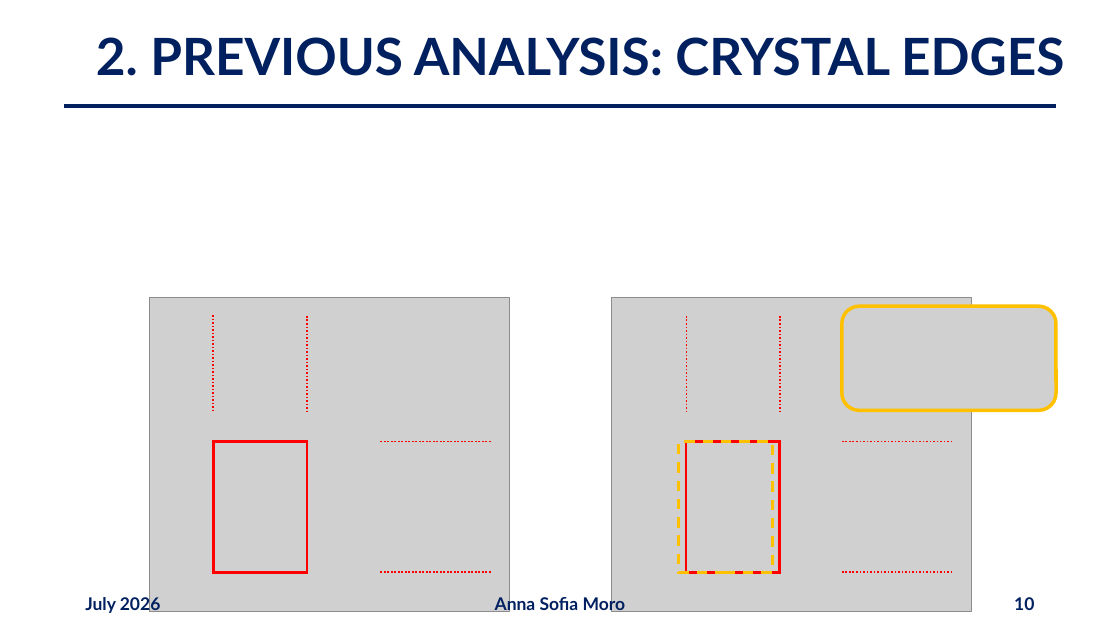
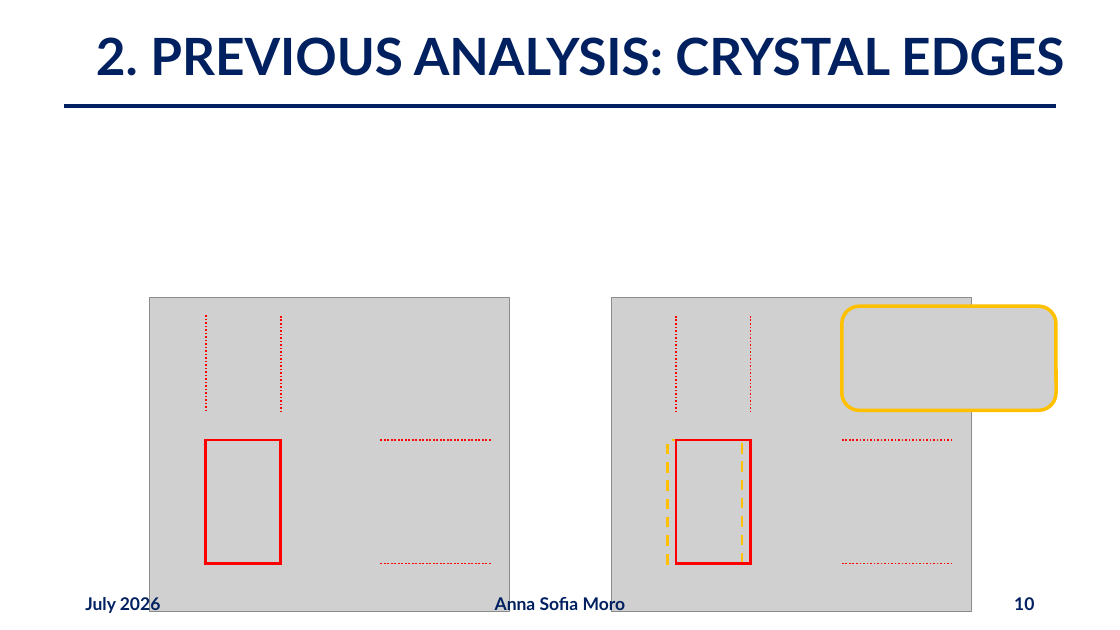
Before and after one commit to annaasofia/tesi, a slide deck: slide 10 of slides/week5.pptx. Drawn at 1120x630 pixels with LibreOffice and Linux fonts; fonts in the diff are those of the drawing; grey boxes stand for pictures. Boxes give left, top, right and bottom in pixels: in the first picture for what was removed or moved away, otherwise in the second. Text is boxed around its words. In the diff, an @@ line names an element or a change of style, - is before the commit and + after.

```diff
--- a/slides/week5.pptx
+++ b/slides/week5.pptx
@@ line moved from (213, 315) - (213, 411) to (207, 315) - (207, 411) @@
@@ line moved from (308, 316) - (308, 412) to (281, 316) - (281, 412) @@
@@ line moved from (686, 316) - (686, 412) to (676, 316) - (676, 412) @@
@@ line moved from (780, 316) - (780, 412) to (750, 316) - (750, 412) @@
@@ rectangle: place and size @@
-rectangle at (213, 442, 307, 573)
+rectangle at (205, 440, 280, 564)
@@ rectangle: place and size @@
-rectangle at (679, 442, 772, 573)
+rectangle at (668, 440, 743, 564)
@@ rectangle: place and size @@
-rectangle at (686, 442, 780, 573)
+rectangle at (676, 440, 751, 564)
@@ line moved from (491, 572) - (381, 572) to (491, 564) - (381, 564) @@
@@ line moved from (953, 572) - (842, 572) to (953, 564) - (842, 564) @@
```
Also in this commit, not shown: 16 other slides changed, 1 slide added, 2 slides removed, 1 other file.
